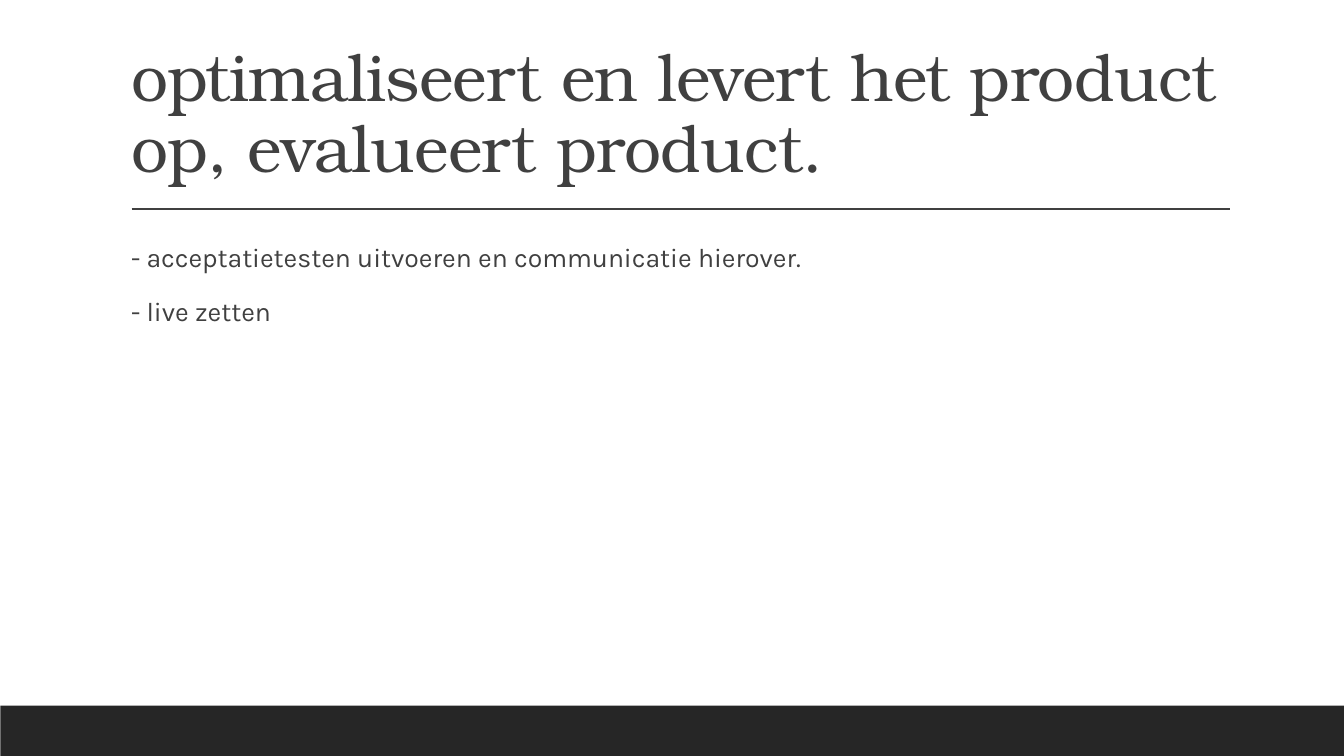
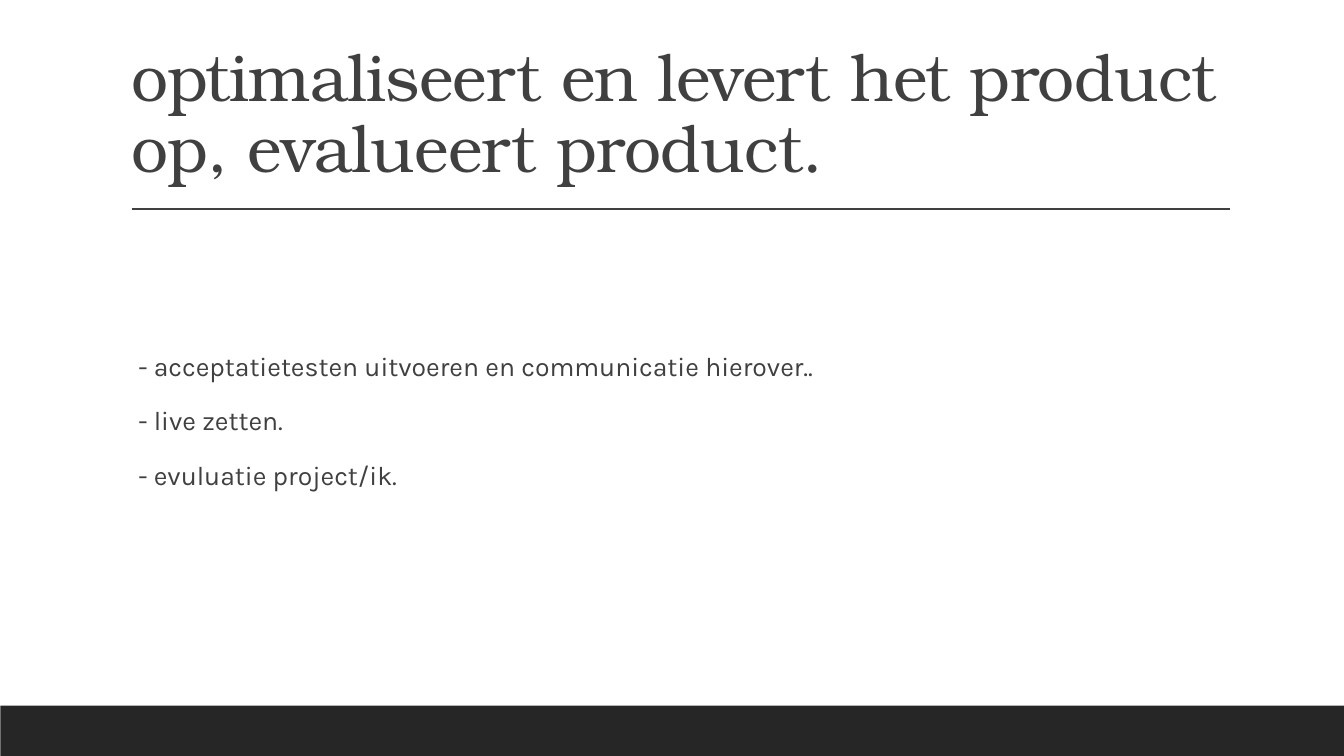
Before and after one commit to Pretpacked/BackYardBBQ, a slide deck: slide 5 of Doc/PvB BackyardBBQ.pptx. Drawn at 1344x756 pixels with LibreOffice and Linux fonts; fonts in the diff are those of the drawing. Boxes give left, top, right and bottom in pixels: in the first picture for what was removed or moved away, otherwise in the second. Text is boxed around its words. In the diff, an @@ line names an element or a change of style, - is before the commit and + after.

```diff
--- a/Doc/PvB BackyardBBQ.pptx
+++ b/Doc/PvB BackyardBBQ.pptx
@@ text at (x1=154, y1=357, x2=813, y2=492): text changed @@
-  - acceptatietesten uitvoeren en communicatie hierover.
-  - live zetten
+  - acceptatietesten uitvoeren en communicatie hierover..
+  - live zetten.
+  - evuluatie project/ik.
```
Also in this commit, not shown: 3 other slides changed, 2 slides added, 5 other files.
